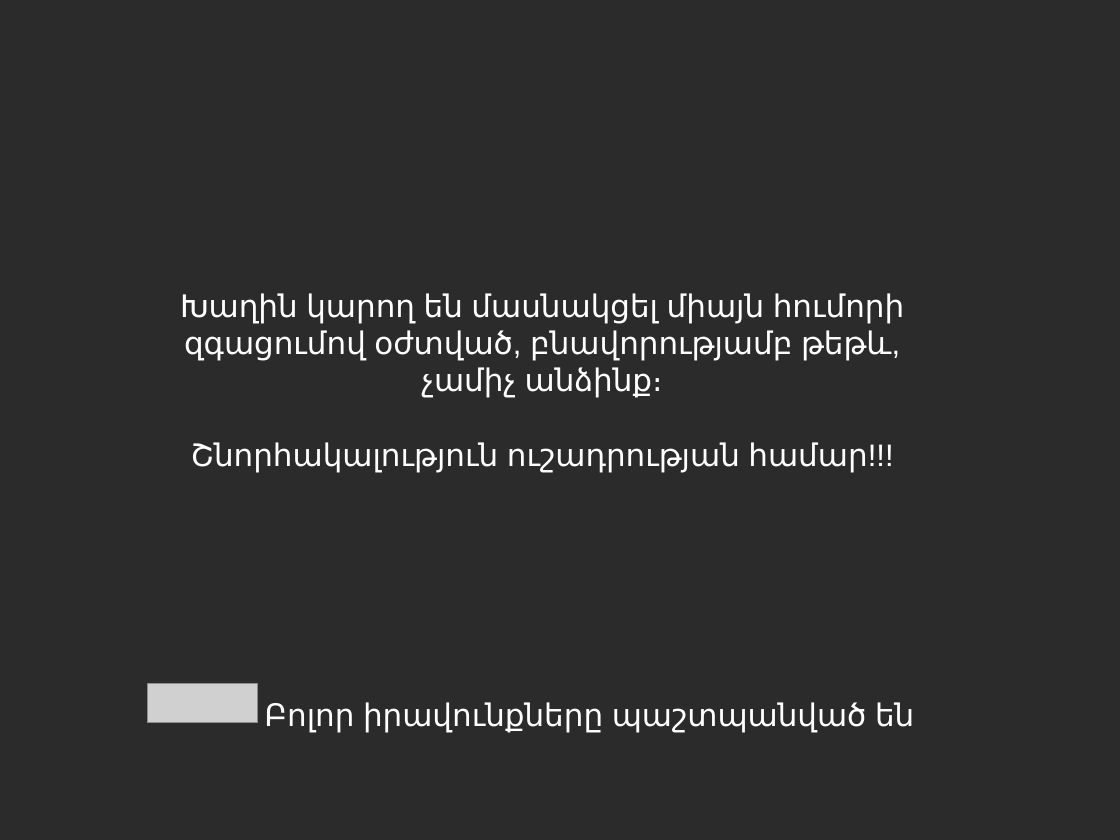
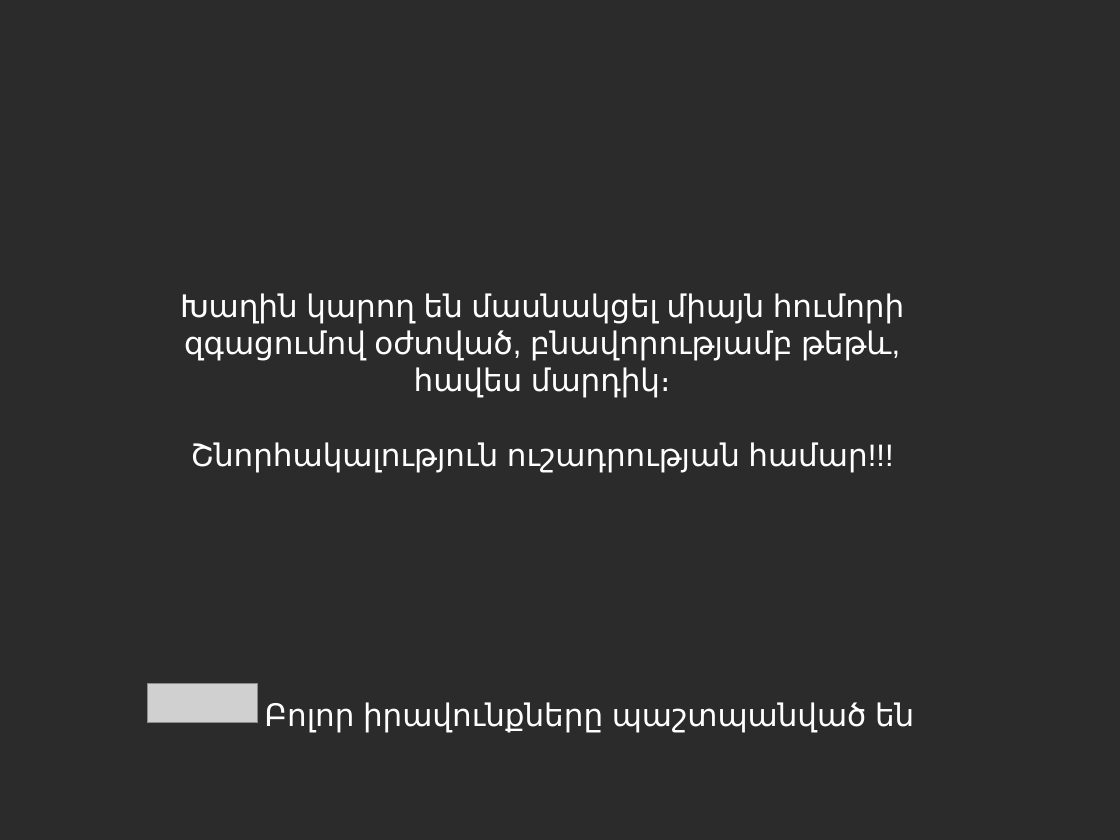
Before and after one commit to vanit-basic/instant_messenger, a slide deck: slide 27 of Documentation/Documentation.odp. Drawn at 1120x840 pixels with LibreOffice and Linux fonts; fonts in the diff are those of the drawing; grey boxes stand for pictures; background and template pictures are left out; a plain dark background stands for a picture behind light text. Boxes give left, top, right and bottom in pixels: in the first picture for what was removed or moved away, otherwise in the second. Text is boxed around its words. In the diff, an @@ line names an element or a change of style, - is before the commit and + after.

```diff
--- a/Documentation/Documentation.odp
+++ b/Documentation/Documentation.odp
@@ title at (180, 293, 914, 733): text changed @@
-Խաղին կարող են մասնակցել միայն հումորի զգացումով օժտված, բնավորությամբ թեթև, չամիչ անձինք։
-Շնորհակալություն ուշադրության համար!!!
-Բոլոր իրավունքները պաշտպանված են
+Խաղին կարող են մասնակցել միայն հումորի զգացումով օժտված, բնավորությամբ թեթև, հավես մարդիկ։
+Շնորհակալություն ուշադրության համար!!!
+Բոլոր իրավունքները պաշտպանված են
```
Also in this commit, not shown: 20 other slides changed.
